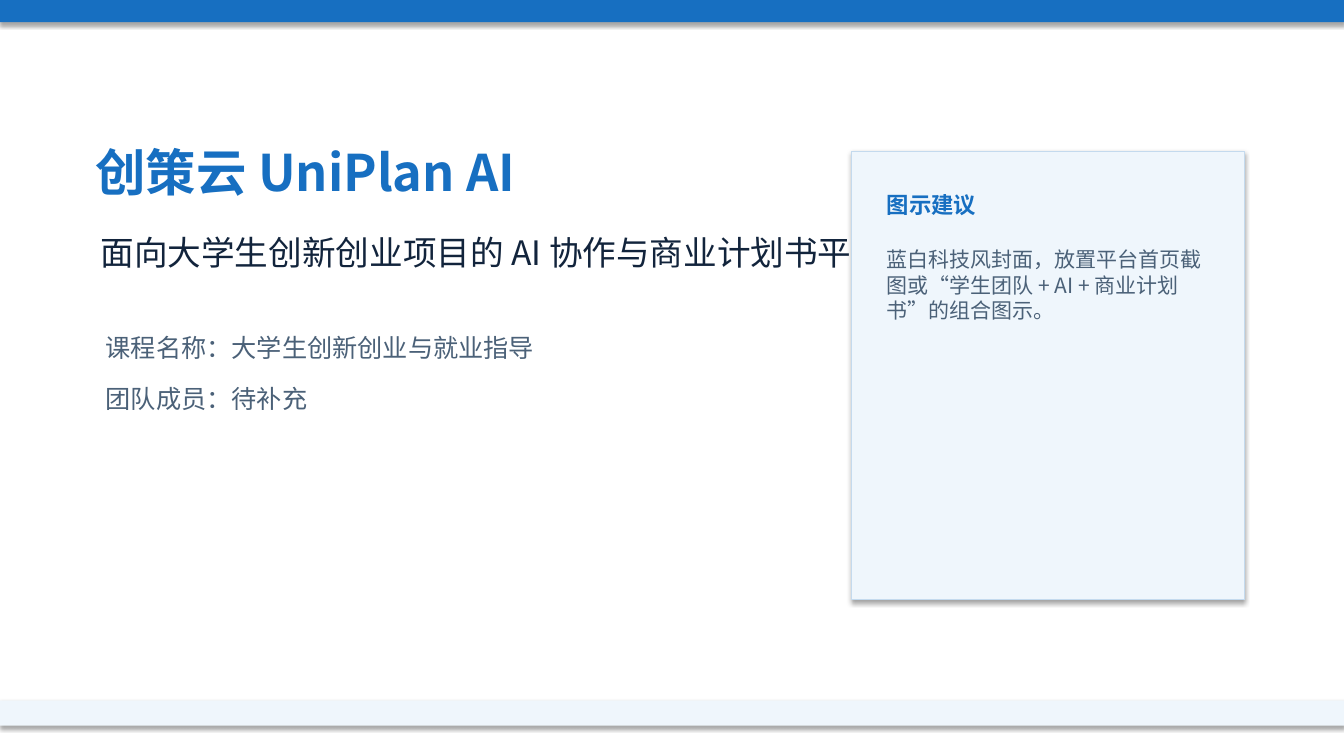
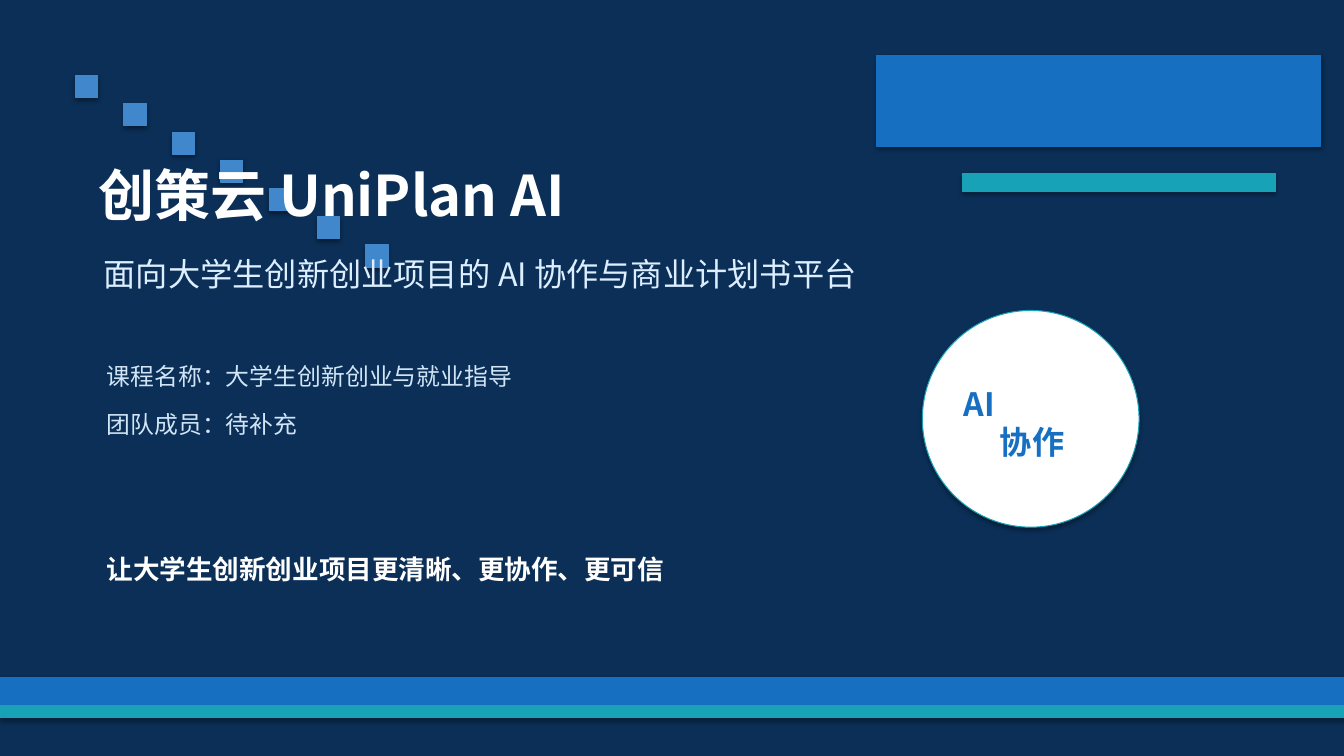
Before and after one commit to heixuan-vsmenghu/Innovation-and-entrepreneurship-project, a slide deck: slide 1 of deliverables/创策云UniPlanAI课堂汇报.pptx. Drawn at 1344x756 pixels with LibreOffice and Linux fonts; fonts in the diff are those of the drawing. Boxes give left, top, right and bottom in pixels: in the first picture for what was removed or moved away, otherwise in the second. Text is boxed around its words. In the diff, an @@ line names an element or a change of style, - is before the commit and + after.

```diff
--- a/deliverables/创策云UniPlanAI课堂汇报.pptx
+++ b/deliverables/创策云UniPlanAI课堂汇报.pptx
@@ background #FFFFFF to #0B2F57 @@
@@ rectangle resized from (x1=0, y1=0, x2=1344, y2=22) to (x1=877, y1=55, x2=1321, y2=146) @@
@@ rectangle at (x1=877, y1=55, x2=1321, y2=146): outline none to #176FC1 0.75 pt @@
@@ rectangle added at (x1=76, y1=76, x2=98, y2=98), fill #4087CB, outline #4087CB 0.75 pt @@
@@ rectangle added at (x1=124, y1=104, x2=146, y2=126), fill #4087CB, outline #4087CB 0.75 pt @@
@@ rectangle added at (x1=172, y1=132, x2=195, y2=154), fill #4087CB, outline #4087CB 0.75 pt @@
@@ text "创策云 UniPlan AI" moved from (x1=96, y1=148, x2=516, y2=196) to (x1=99, y1=160, x2=565, y2=230) @@
@@ text "创策云 UniPlan AI" at (x1=99, y1=160, x2=565, y2=230): size 36 to 40 pt, text colour #176FC1 to #FFFFFF @@
@@ rectangle added at (x1=221, y1=160, x2=243, y2=182), fill #4087CB, outline #4087CB 0.75 pt @@
@@ rectangle removed at (x1=852, y1=151, x2=1245, y2=600) @@
@@ rectangle added at (x1=963, y1=173, x2=1275, y2=192), fill #17A2B8, outline #17A2B8 0.75 pt @@
@@ rectangle added at (x1=269, y1=189, x2=291, y2=211), fill #4087CB, outline #4087CB 0.75 pt @@
@@ text removed at (x1=887, y1=194, x2=976, y2=215) @@
-图示建议
@@ rectangle added at (x1=318, y1=217, x2=340, y2=239), fill #4087CB, outline #4087CB 0.75 pt @@
@@ text "面向大学生创新创业项目的 AI 协作与商业计划书平台" moved from (x1=101, y1=230, x2=885, y2=274) to (x1=104, y1=253, x2=856, y2=289) @@
@@ text "面向大学生创新创业项目的 AI 协作与商业计划书平台" at (x1=104, y1=253, x2=856, y2=289): size 24 to 23 pt, text colour #12243C to #DCEEFF @@
@@ rectangle added at (x1=366, y1=245, x2=388, y2=267), fill #4087CB, outline #4087CB 0.75 pt @@
@@ text removed at (x1=887, y1=249, x2=1202, y2=320) @@
-蓝白科技风封面，放置平台首页截图或“学生团队 + AI + 商业计划书”的组合图示。
@@ ellipse added at (x1=923, y1=311, x2=1139, y2=527), fill #FFFFFF, outline #17A2B8 0.75 pt @@
@@ text "课程名称：大学生创新创业与就业指导" at (x1=107, y1=365, x2=512, y2=387): size 18 to 17 pt, text colour #4B6178 to #D2E5F7 @@
@@ text "课程名称：大学生创新创业与就业指导" moved from (x1=106, y1=336, x2=534, y2=359) to (x1=107, y1=365, x2=512, y2=387) @@
@@ text "团队成员：待补充" moved from (x1=106, y1=387, x2=308, y2=410) to (x1=107, y1=413, x2=298, y2=435) @@
@@ text "团队成员：待补充" at (x1=107, y1=413, x2=298, y2=435): size 18 to 17 pt, text colour #4B6178 to #D2E5F7 @@
@@ text added at (x1=964, y1=392, x2=1064, y2=457), 23 pt, text #176FC1, bold @@
+AI
+协作
@@ text added at (x1=107, y1=556, x2=664, y2=582), 19 pt, text #FFFFFF, bold @@
+让大学生创新创业项目更清晰、更协作、更可信
@@ rectangle added at (x1=0, y1=678, x2=1344, y2=706), fill #176FC1, outline #176FC1 0.75 pt @@
@@ rectangle resized from (x1=0, y1=701, x2=1344, y2=726) to (x1=0, y1=706, x2=1344, y2=718) @@
@@ rectangle at (x1=0, y1=706, x2=1344, y2=718): fill #EFF6FC to #17A2B8; outline none to #17A2B8 0.75 pt @@
```
Also in this commit, not shown: 11 other slides changed, 3 slides added, 3 slides removed, 3 other files.
